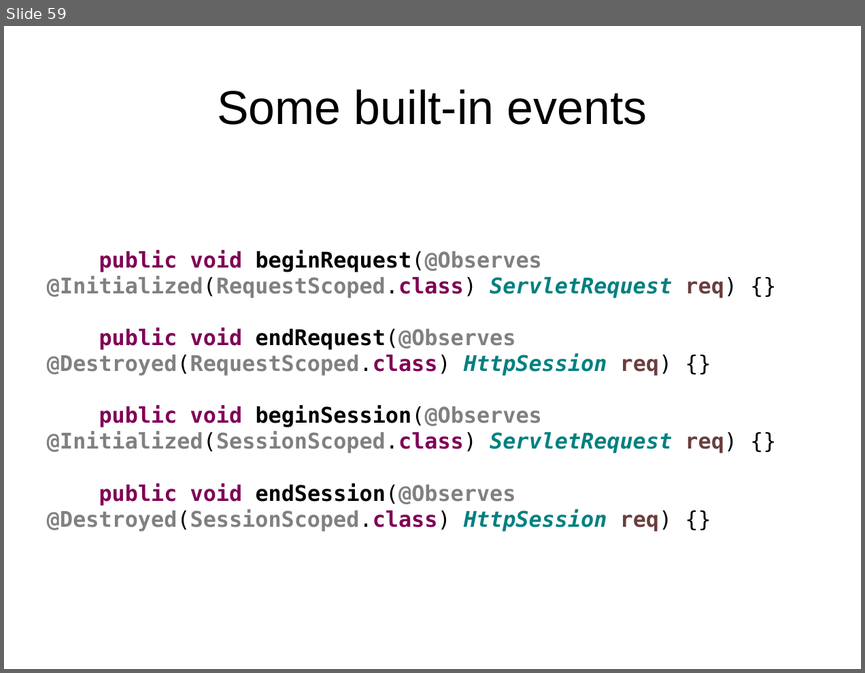
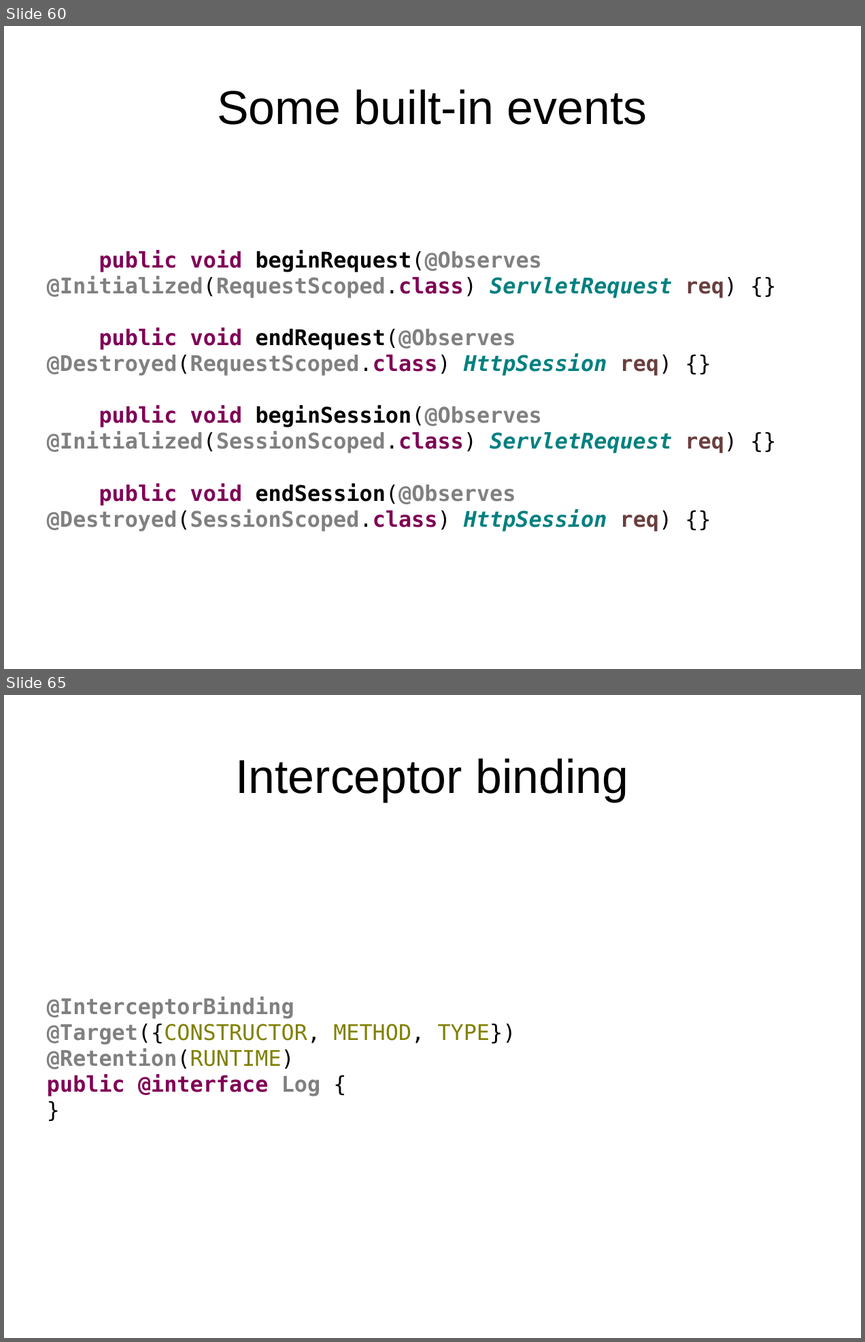
Before and after one commit to FrigoCoder/CDI, a slide deck: CDI.odp. Shown one above the other, each under a label of ours: slide 59 before the commit, slides 60 and 65 after it; the slides between them are not shown. The pictures are 865x673 and 865x1342 pixels, drawn with LibreOffice and Linux fonts; fonts in the diff are those of the drawing. Boxes give left, top, right and bottom in pixels: in the first picture for what was removed or moved away, otherwise in the second. Text is boxed around its words. In the diff, an @@ line names an element or a change of style, - is before the commit and + after.

Commit message:
Producers, events, decorators, interceptors.

```diff
--- a/CDI.odp
+++ b/CDI.odp
@@ slide 65 added at [4, 695, 861, 1338], background #FFFFFF @@
@@ title added at [235, 758, 628, 802], 44 pt, text #000000 @@
+Interceptor binding
@@ text added at [47, 996, 516, 1096], 20 pt, text #808080, bold @@
+@InterceptorBinding
+@Target({CONSTRUCTOR, METHOD, TYPE})
+@Retention(RUNTIME)
+public @interface Log {
+}
@@ what was slide 59 is now slide 60 @@
```
Also in this commit, not shown: 7 other slides added, 6 other files.
